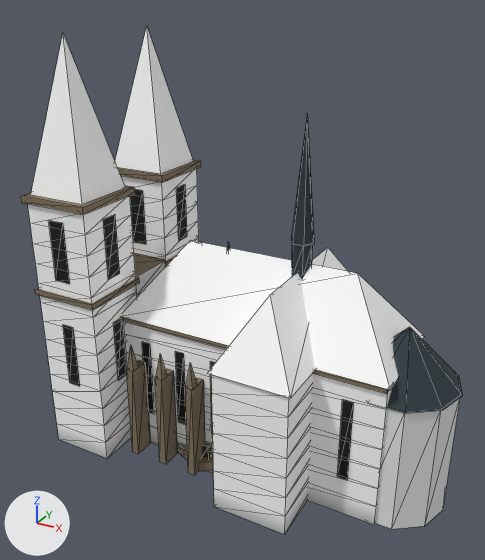
A saved change to the glTF model public/assets/cityprops.glb.
One viewpoint serves both versions: a 50 mm lens placed at (45.4, -78.3, 67.6), pointed at (3.3, -1.8, 29.3). The lights are fixed; the arrows at lower left show +X, +Y and +Z. The picture after the commit comes second. Mesh edges are drawn as thin lines. Objects named as collision shapes, trigger or cutter boxes, shadow casters or lower levels of detail are left out. Vertices at exactly the same position are counted once.

The first picture shows 'cathedral_lod0' and 2 more.
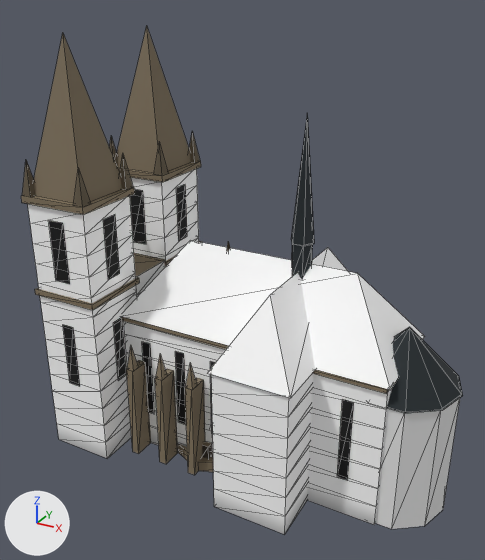
Pixel boxes [x1, y1, x2, y2] of what changed, in the pictures (485 x 560 px):
part 1 of me_cathedral_lod0, added
    after: [22, 160, 35, 197]
part 2 of me_cathedral_lod0, added
    after: [73, 168, 91, 207]
part 3 of me_cathedral_lod0, added
    after: [120, 155, 133, 190]
part 4 of me_cathedral_lod0, added (mostly hidden)
    after: [109, 137, 117, 166]
part 5 of me_cathedral_lod0, added
    after: [154, 142, 168, 176]
part 6 of me_cathedral_lod0, added
    after: [189, 131, 200, 163]
part 7 of me_cathedral_lod0, recoloured
    both: [34, 26, 463, 413]

What changed in the scene script:
```text
Change me_cathedral_lod0:
    used by ob_cathedral_lod0; location = (0.0, 0.0, 0.0)
    remove me_cathedral_lod0.from_pydata(...)  # 543 vertices, 707 faces; spans x -24.5..34.8, y -15.4..15.4, z 0.0..62.0
    add me_cathedral_lod0.from_pydata(...)  # 583 vertices, 739 faces; spans x -24.5..34.8, y -15.4..15.4, z 0.0..62.0
    me_cathedral_lod0 part 1: the loose piece of 5 vertices spanning x -23.6..-14.4, y -13.6..-4.4, z 41.0..62.0 is copied, and the copy is scaled about its middle by (0.174, 0.174, 0.238), then moved by (-4.6, -4.6, -8.0); it spans x -24.4..-22.8, y -14.4..-12.8, z 41.0..46.0
    me_cathedral_lod0 part 2: the loose piece of 5 vertices spanning x -23.6..-14.4, y -13.6..-4.4, z 41.0..62.0 is copied, and the copy is scaled about its middle by (0.174, 0.174, 0.238), then moved by (4.6, -4.6, -8.0); it spans x -15.2..-13.6, y -14.4..-12.8, z 41.0..46.0
    me_cathedral_lod0 part 3: the loose piece of 5 vertices spanning x -23.6..-14.4, y -13.6..-4.4, z 41.0..62.0 is copied, and the copy is scaled about its middle by (0.174, 0.174, 0.238), then moved by (4.6, 4.6, -8.0); it spans x -15.2..-13.6, y -5.2..-3.6, z 41.0..46.0
    me_cathedral_lod0 part 4: the loose piece of 5 vertices spanning x -23.6..-14.4, y 4.4..13.6, z 41.0..62.0 is copied, and the copy is scaled about its middle by (0.174, 0.174, 0.238), then moved by (-4.6, -4.6, -8.0); it spans x -24.4..-22.8, y 3.6..5.2, z 41.0..46.0
    me_cathedral_lod0 part 5: the loose piece of 5 vertices spanning x -23.6..-14.4, y 4.4..13.6, z 41.0..62.0 is copied, and the copy is scaled about its middle by (0.174, 0.174, 0.238), then moved by (4.6, -4.6, -8.0); it spans x -15.2..-13.6, y 3.6..5.2, z 41.0..46.0
    me_cathedral_lod0 part 6: the loose piece of 5 vertices spanning x -23.6..-14.4, y 4.4..13.6, z 41.0..62.0 is copied, and the copy is scaled about its middle by (0.174, 0.174, 0.238), then moved by (4.6, 4.6, -8.0); it spans x -15.2..-13.6, y 12.8..14.4, z 41.0..46.0
    me_cathedral_lod0 part 7: 40 kept faces spanning x -23.6..34.8, y -13.6..13.6, z 19.0..62.0 get new vertex colours; the middle colour goes from dark blue #29363d to black #1a2327
    other edits to the shape of me_cathedral_lod0 do not show in these pictures
```
